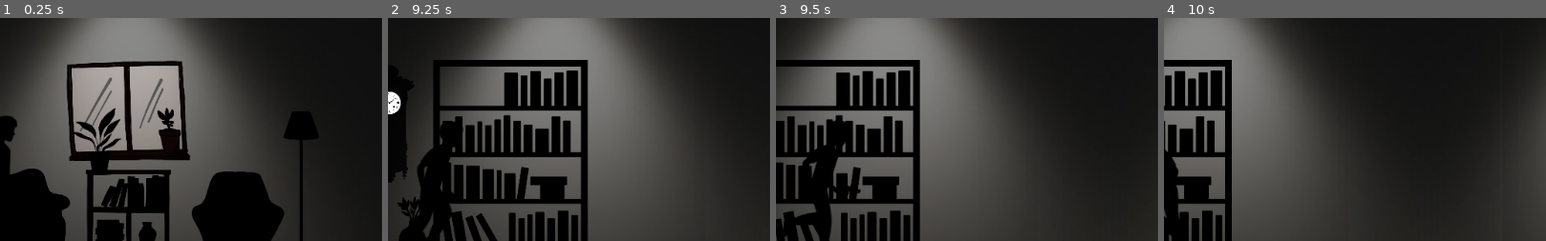
Above: before the commit, frames 1-4 (left to right).
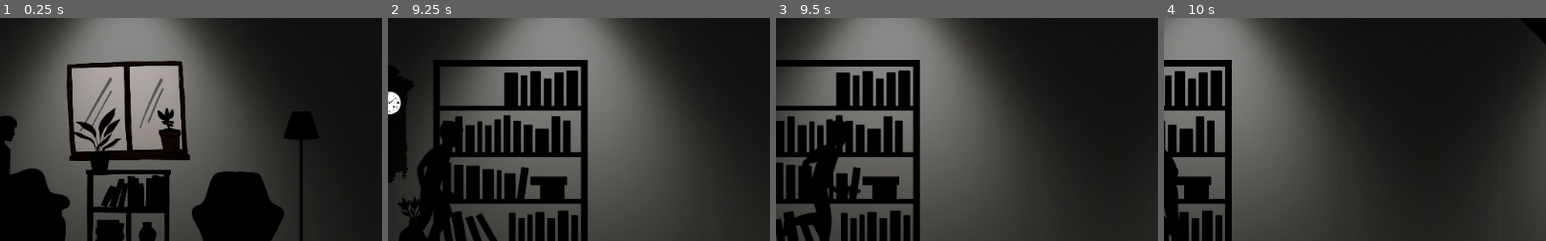
Above: after the commit, the same moments.

Repository: endcrs/COMA
Game: Godot game, scene res://mapas/mundo/mundo.tscn
Two runs of this game, one before a commit and one after it. Both use one fixed random seed, a clock stepped at 60 frames per second and the inputs below.
Inputs (mouse positions are % of the whole screen's width and height, from its top left):
- Up to frame 1 (0.25 s): no input
- Up to frame 2 (9.25 s): move the mouse to (72, 45) at 0.52 s; hold Right (ui_right) 0.53-2.03 s; move the mouse to (30, 55) at 1.27 s; move the mouse to (60, 28) at 2.02 s; hold Left (ui_left) 2.03-2.78 s; move the mouse to (45, 70) at 2.77 s; hold Right (ui_right) 2.78-4.28 s; move the mouse to (80, 65) at 3.52 s; move the mouse to (20, 35) at 4.27 s; hold Left (ui_left) 4.28-5.03 s; move the mouse to (55, 50) at 5.02 s; hold Right (ui_right) 5.03-5.78 s; move the mouse to (35, 25) at 5.77 s; hold Left (ui_left) 5.78-7.28 s; move the mouse to (72, 45) at 6.52 s; move the mouse to (30, 55) at 7.27 s; hold Right (ui_right) from 7.28 s (still down); move the mouse to (60, 28) at 8.02 s; move the mouse to (45, 70) at 8.77 s
- Up to frame 3 (9.5 s): keep holding Right (ui_right)
- Up to frame 4 (10 s): move the mouse to (80, 65) at 9.52 s; release Right (ui_right) at 9.53 s; hold Left (ui_left) from 9.53 s (still down)
The pictures show only the part of the screen within x 50-100%, y 31-81%; the shares and areas given below are measured in that part.

Frames 1-3 are identical in both runs. In frame 4, 0.1% of the frame differs, in the area x 97-100%, y 3-12%.

Commit message:
escada do primeiro cenário

Diff:
--- a/GAME/mapas/mundo/mundo.tscn
+++ b/GAME/mapas/mundo/mundo.tscn
@@ -1,9 +1,10 @@
-[gd_scene load_steps=7 format=2]
+[gd_scene load_steps=8 format=2]
 
 [ext_resource path="res://player/player.tscn" type="PackedScene" id=1]
 [ext_resource path="res://objetos/moveis/pngwing.com.png" type="Texture" id=2]
 [ext_resource path="res://mapas/mundo/Oculux Dead Front 3_5IN Round Open Reflector Trim - Flood _ 2700K.jpg" type="Texture" id=3]
 [ext_resource path="res://objetos/moveis/moveis.png" type="Texture" id=4]
+[ext_resource path="res://objetos/moveis/moveis2.png" type="Texture" id=5]
 
 [sub_resource type="RectangleShape2D" id=1]
 extents = Vector2( 2432, 40 )
@@ -25,7 +26,7 @@
 [node name="chão" type="StaticBody2D" parent="."]
 
 [node name="Polygon2D" type="Polygon2D" parent="chão"]
-position = Vector2( -594.584, 0 )
+position = Vector2( -472, 0 )
 scale = Vector2( 4.67692, 1 )
 color = Color( 0, 0, 0, 1 )
 polygon = PoolVector2Array( -8, 520, 1032, 520, 1032, 1160, -7.99997, 1160 )
@@ -50,7 +51,7 @@
 
 [node name="Polygon2D" type="Polygon2D" parent="."]
 color = Color( 0, 0, 0, 1 )
-polygon = PoolVector2Array( 552, 312, 552, -264, 2728, -264, 2728, -232, 1464, -232, 1464, -72, 1416, -72, 1417.88, -232, 600, -232, 602, 136, 2696, 136, 2696, 168, 2248, 168, 2216, 152, 2200, 152,  …(86 unchanged characters)…
+polygon = PoolVector2Array( 552, 312, 552, -264, 2728, -264, 2728, -232, 2728, 520, 2688, 520, 2688, -224, 1464, -232, 1464, -72, 1416, -72, 1417.88, -232, 600, -232, 602, 136, 2680, 136, 2680, 168, 2248, 168, 2216, 152, 2200, 152,  …(86 unchanged characters)…
 
 [node name="WorldEnvironment" type="WorldEnvironment" parent="."]
 environment = SubResource( 2 )
@@ -85,6 +86,11 @@
 __meta__ = {
 "_edit_lock_": true
 }
+
+[node name="Polygon2D" type="Polygon2D" parent="Light2D2"]
+position = Vector2( 0, -16.0006 )
+color = Color( 0, 0, 0, 1 )
+polygon = PoolVector2Array( 1388.43, 1495.83, 1388.43, 1448.09, 1366.96, 1448.09, 1366.96, 1400.35, 1345.49, 1400.35, 1345.49, 1352.61, 1324.02, 1352.61, 1324.02, 1304.87, 1302.55, 1304.87, 1302.55, 1257.13, 1281.08, 1257.13, 1281.08, 1209.39, 1259.61, 1209.39, 1259.61, 1161.65, 1238.14, 1161.65, 1238.14, 1113.91, 1216.66, 1113.91, 1216.66, 1066.17, 1195.19, 1066.17, 1195.19, 1018.44, 1173.72, 1018.44, 1173.72, 970.696, 1152.25, 970.696, 1152.25, 922.957, 1130.78, 922.957, 1130.78, 875.218, 1109.31, 875.218, 1109.31, 827.479, 1087.84, 827.479, 1087.84, 779.74, 1066.37, 779.74, 1066.37, 732, 987.645, 732, 987.645, 732, 794.41, 732, 794.41, 795.653, 1030.59, 795.653, 1073.53, 891.131, 1145.1, 1050.26, 1202.35, 1177.57, 1281.08, 1352.61, 1345.49, 1495.83 )
 
 [node name="Light2D4" type="Light2D" parent="."]
 position = Vector2( 2375, 173.168 )
@@ -168,3 +174,11 @@
 texture = ExtResource( 4 )
 region_enabled = true
 region_rect = Rect2( 570, 66, 146, 198 )
+
+[node name="Sprite" type="Sprite" parent="sprites"]
+visible = false
+position = Vector2( 2616, 264 )
+scale = Vector2( 1, 1.31937 )
+texture = ExtResource( 5 )
+region_enabled = true
+region_rect = Rect2( 1163, 634, 580, 400 )
